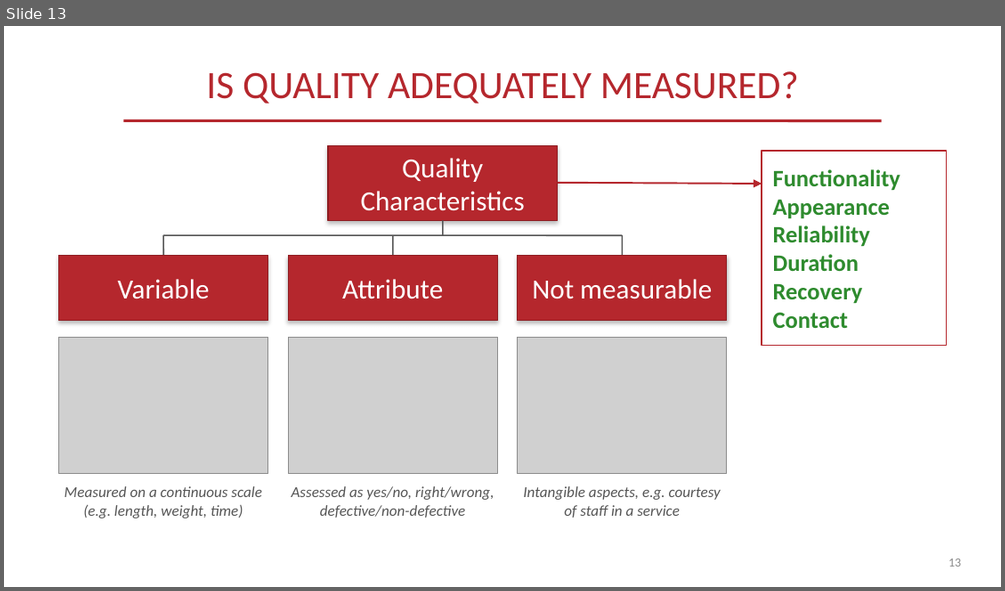
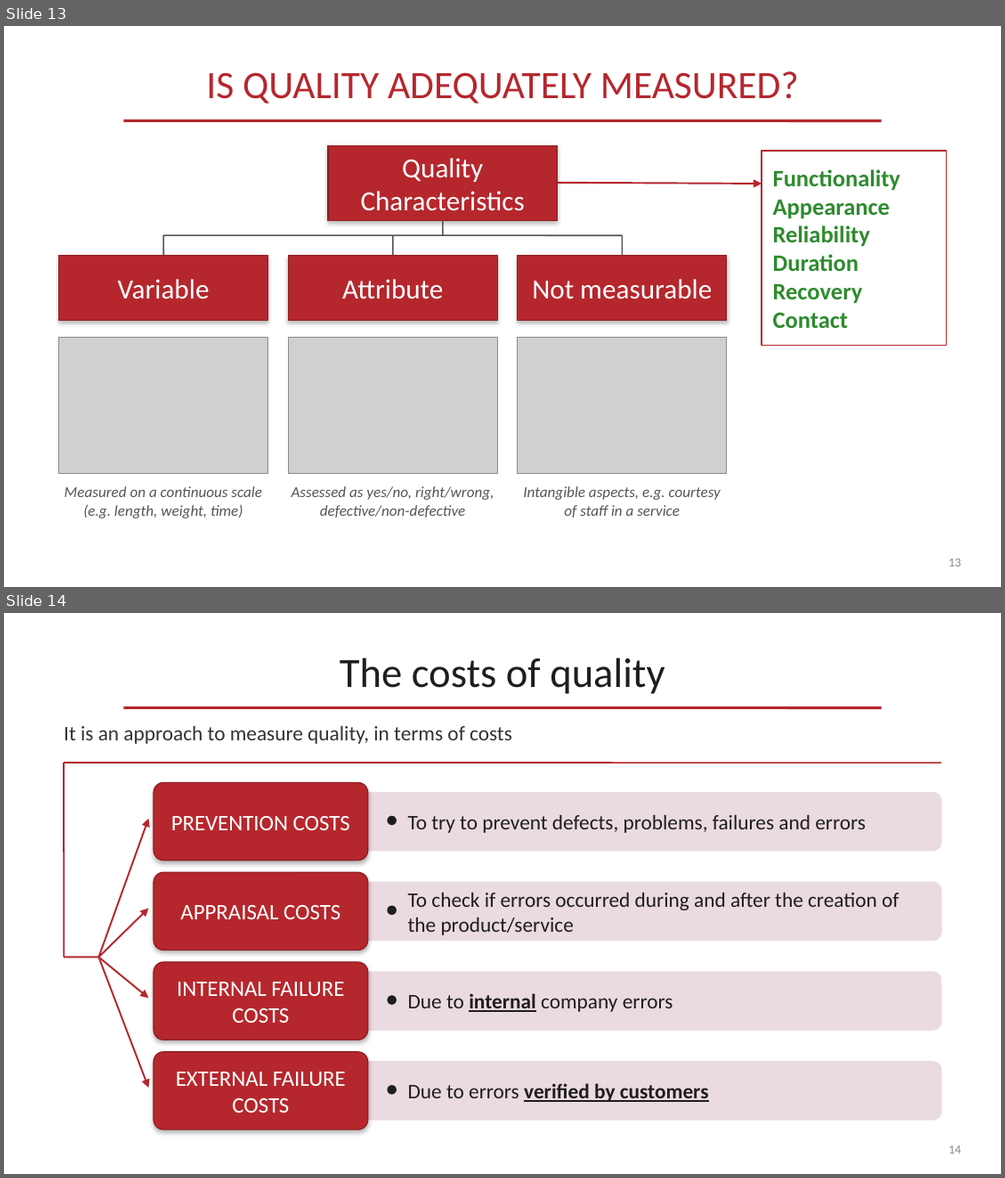
Before and after one commit to OfficialMatteoPiras/ManagementEngineering, a slide deck: SmartOperationsAndSupplyChain Management/pdf/Quality Management-claude.pptx. Shown one above the other, each under a label of ours: slide 13 before the commit, slides 13 and 14 after it. The pictures are 1005x591 and 1005x1178 pixels, drawn with LibreOffice and Linux fonts; fonts in the diff are those of the drawing; grey boxes stand for pictures. Boxes give left, top, right and bottom in pixels: in the first picture for what was removed or moved away, otherwise in the second. Text is boxed around its words. In the diff, an @@ line names an element or a change of style, - is before the commit and + after.

```diff
--- a/SmartOperationsAndSupplyChain Management/pdf/Quality Management-claude.pptx
+++ b/SmartOperationsAndSupplyChain Management/pdf/Quality Management-claude.pptx
@@ slide 14 added at (4,613,1001,1174), background #FFFFFF @@
@@ text added at (340,657,664,694), 30 pt, text #1E1E1E @@
+The costs of quality
@@ line added from (123, 707) to (882, 707), #B5272D 2 pt @@
@@ text added at (64,726,512,744), 15 pt, text #333333 @@
+It is an approach to measure quality, in terms of costs
@@ line added from (64, 763) to (64, 957), #B5272D 1.25 pt @@
@@ line added from (64, 763) to (941, 763), #B5272D 1 pt @@
@@ rounded rectangle added at (154,782,368,860), fill #B5272D, outline #8E1D22 0.75 pt, 16 pt, text #FFFFFF @@
+PREVENTION COSTS
@@ rounded rectangle added at (343,793,941,851), fill #EADBE0, outline #EADBE0 1 pt @@
@@ arrow added from (98, 957) to (148, 819), #B5272D 1.25 pt @@
@@ ellipse added at (388,816,396,824), fill #1E1E1E, outline #1E1E1E 1 pt @@
@@ text added at (408,815,866,833), 15 pt, text #1E1E1E @@
+To try to prevent defects, problems, failures and errors
@@ rounded rectangle added at (154,872,368,950), fill #B5272D, outline #8E1D22 0.75 pt, 16 pt, text #FFFFFF @@
+APPRAISAL COSTS
@@ rounded rectangle added at (343,882,941,940), fill #EADBE0, outline #EADBE0 1 pt @@
@@ ellipse added at (388,906,396,914), fill #1E1E1E, outline #1E1E1E 1 pt @@
@@ text added at (408,892,898,935), 15 pt, text #1E1E1E @@
+To check if errors occurred during and after the creation of the product/service
@@ arrow added from (98, 957) to (148, 908), #B5272D 1.25 pt @@
@@ line added from (64, 957) to (98, 957), #B5272D 1.25 pt @@
@@ arrow added from (98, 957) to (148, 997), #B5272D 1.25 pt @@
@@ arrow added from (98, 957) to (148, 1087), #B5272D 1.25 pt @@
@@ rounded rectangle added at (154,962,368,1039), fill #B5272D, outline #8E1D22 0.75 pt, 16 pt, text #FFFFFF @@
+INTERNAL FAILURE COSTS
@@ rounded rectangle added at (343,972,941,1030), fill #EADBE0, outline #EADBE0 1 pt @@
@@ ellipse added at (388,996,396,1004), fill #1E1E1E, outline #1E1E1E 1 pt @@
@@ text added at (408,993,673,1012), 15 pt, text #1E1E1E @@
+Due to internal company errors
@@ rounded rectangle added at (154,1052,368,1129), fill #B5272D, outline #8E1D22 0.75 pt, 16 pt, text #FFFFFF @@
+EXTERNAL FAILURE COSTS
@@ rounded rectangle added at (343,1062,941,1119), fill #EADBE0, outline #EADBE0 1 pt @@
@@ ellipse added at (388,1086,396,1094), fill #1E1E1E, outline #1E1E1E 1 pt @@
@@ text added at (408,1083,709,1102), 15 pt, text #1E1E1E, bold, underline @@
+Due to errors verified by customers
@@ page number added at (948,1145,961,1153), 9 pt, text #8A8A8A @@
+14
```
Also in this commit, not shown: 1 other slide added.
